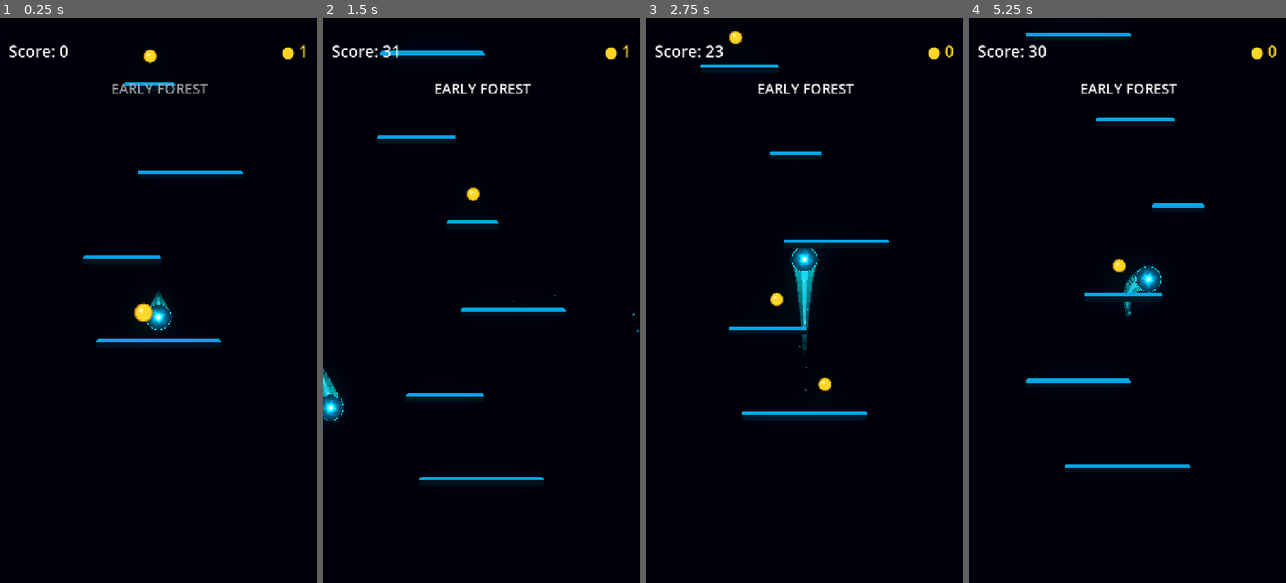
Above: before the commit, frames 1-4 (left to right).
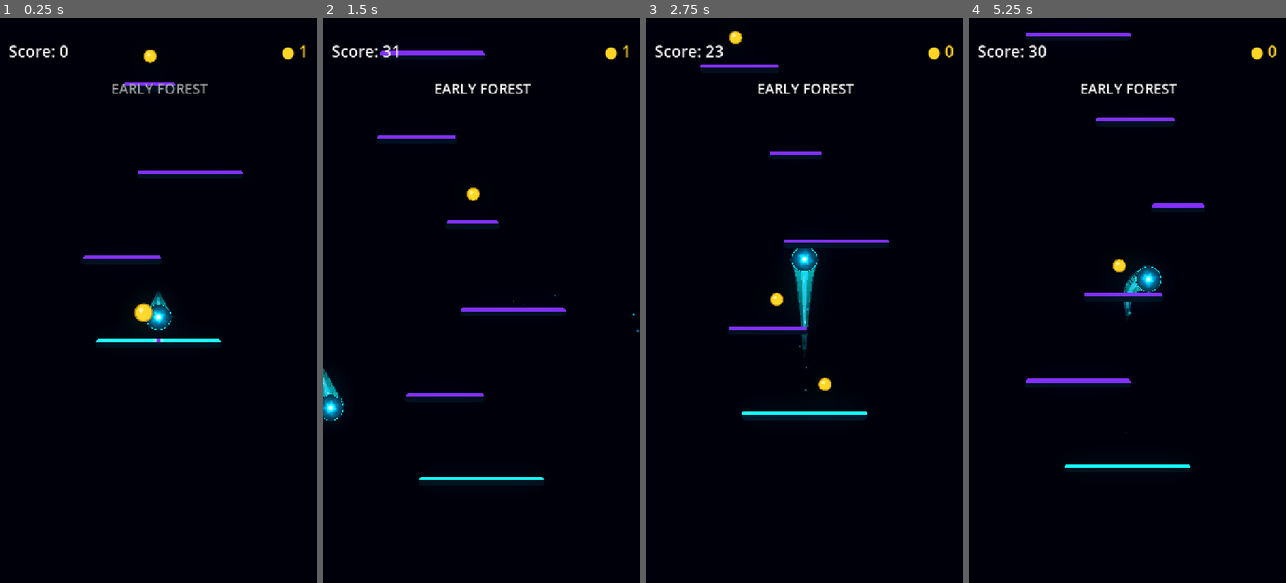
Above: after the commit, the same moments.

Repository: Kryodo/TowerJump
Game: Godot game, scene res://scenes/main.tscn
Two runs of this game, one before a commit and one after it. Both use one fixed random seed, a clock stepped at 60 frames per second and the inputs below.
Inputs (mouse positions are in pixels of both pictures, inside the frame that each line leads up to):
- Up to frame 1 (0.25 s): no input
- Up to frame 2 (1.5 s): move the mouse to (551, 272) at 0.52 s; hold Right (ui_right) 0.53-1.25 s; click (551, 272) at 0.67 s; drag from (418, 328) to (471, 193) at 1.27 s
- Up to frame 3 (2.75 s): click "Nochmal spielen" at 2 s
- Up to frame 4 (5.25 s): move the mouse to (1159, 176) at 2.77 s; hold Left (ui_left) 2.78-3.5 s; drag from (1111, 413) to (1032, 215) at 3.52 s; click "Nochmal spielen" at 4.25 s; move the mouse to (1222, 385) at 5.02 s; hold Right (ui_right) from 5.03 s (still down)

The runs differ from the first frame. In frame 1, 0.7% of the frame differs, in the area x 26-77%, y 11-58%; in frame 2, 1.1%; in frame 3, 0.8%; in frame 4, 1.2%, in the area x 18-75%, y 2-80%.

Commit message:
Fix platform edge shader formatting and restore active core

Diff:
--- a/scenes/platform_edge_feedback.gdshader
+++ b/scenes/platform_edge_feedback.gdshader
@@ -9,43 +9,51 @@
 instance uniform float activated = 0.0;
 
 void vertex() {
-\tedge_local_x = VERTEX.x;
+	edge_local_x = VERTEX.x;
 }
 
 void fragment() {
-\tfloat half_width = platform_width * 0.5;
-\tfloat x = clamp((edge_local_x + half_width) / platform_width, 0.0, 1.0);
-\tfloat target = clamp(approach_target_x, 0.18, 0.82);
-\tfloat charge = clamp(approach_charge, 0.0, 1.0);
-\tfloat active = clamp(activated, 0.0, 1.0);
+	float half_width = platform_width * 0.5;
+	float x = clamp((edge_local_x + half_width) / platform_width, 0.0, 1.0);
+	float target = clamp(approach_target_x, 0.18, 0.82);
+	float charge = clamp(approach_charge, 0.0, 1.0);
+	float active = clamp(activated, 0.0, 1.0);
 
-\tvec3 neutral_color = vec3(0.22, 0.08, 0.65);
-\tvec3 active_color = vec3(0.10, 2.15, 3.20);
-\tvec3 confirm_color = vec3(1.35, 3.90, 4.60);
+	vec3 neutral_color = vec3(0.50, 0.19, 0.98);
+	vec3 active_color = vec3(0.10, 2.15, 3.20);
+	vec3 active_core = vec3(0.45, 3.15, 4.20);
+	vec3 confirm_color = vec3(1.35, 3.90, 4.60);
 
-\t// The charge is a continuous bilateral loading bar. Both sides always
-\t// start at the physical ends of the platform and advance toward the
-\t// predicted landing point. No separate dots or chunks are introduced.
-\tfloat left_front = target * charge;
-\tfloat right_front = target + (1.0 - target) * (1.0 - charge);
+	// The charge is a continuous bilateral loading bar. Both sides always
+	// start at the physical ends of the platform and advance toward the
+	// predicted landing point. No separate dots or chunks are introduced.
+	float left_front = target * charge;
+	float right_front = target + (1.0 - target) * (1.0 - charge);
 
-\t// Slightly softer fronts on smaller platforms keep the progression
-\t// readable without making the effect look segmented.
-\tfloat front_width = mix(0.024, 0.016, clamp(platform_width / 320.0, 0.0, 1.0));
-\tfloat left_fill = 1.0 - smoothstep(left_front - front_width, left_front + front_width, x);
-\tfloat right_fill = smoothstep(right_front - front_width, right_front + front_width, x);
-\tfloat fill = max(left_fill, right_fill) * charge;
+	// Slightly softer fronts on smaller platforms keep the progression
+	// readable without making the effect look segmented.
+	float front_width = mix(0.024, 0.016, clamp(platform_width / 320.0, 0.0, 1.0));
+	float left_fill = 1.0 - smoothstep(left_front - front_width, left_front + front_width, x);
+	float right_fill = smoothstep(right_front - front_width, right_front + front_width, x);
+	float fill = max(left_fill, right_fill) * charge;
 
-\tvec3 result = mix(neutral_color, active_color, fill);
+	vec3 result = mix(neutral_color, active_color, fill);
 
-\t// Landing confirmation briefly peaks the already-connected edge.
-\tfloat confirm = clamp(landing_confirm, 0.0, 1.0);
-\tresult += confirm_color * confirm * confirm;
+	// A restrained bright core rides the two advancing fronts so the charge
+	// reads as active energy rather than a flat color wipe.
+	float left_core = 1.0 - smoothstep(front_width * 0.35, front_width * 1.25, abs(x - left_front));
+	float right_core = 1.0 - smoothstep(front_width * 0.35, front_width * 1.25, abs(x - right_front));
+	float core = max(left_core, right_core) * charge;
+	result = mix(result, active_core, core);
 
-\t// Once the platform has been landed on, it remains in its awake cyan
-\t// state. The approach animation itself never needs to know the landing
-\t// quality; confirmation is a separate layer.
-\tresult = mix(result, active_color, active);
+	// Landing confirmation briefly peaks the already-connected edge.
+	float confirm = clamp(landing_confirm, 0.0, 1.0);
+	result += confirm_color * confirm * confirm;
 
-\tCOLOR.rgb = result;
+	// Once the platform has been landed on, it remains in its awake cyan
+	// state. The approach animation itself never needs to know the landing
+	// quality; confirmation is a separate layer.
+	result = mix(result, active_color, active);
+
+	COLOR.rgb = result;
 }
